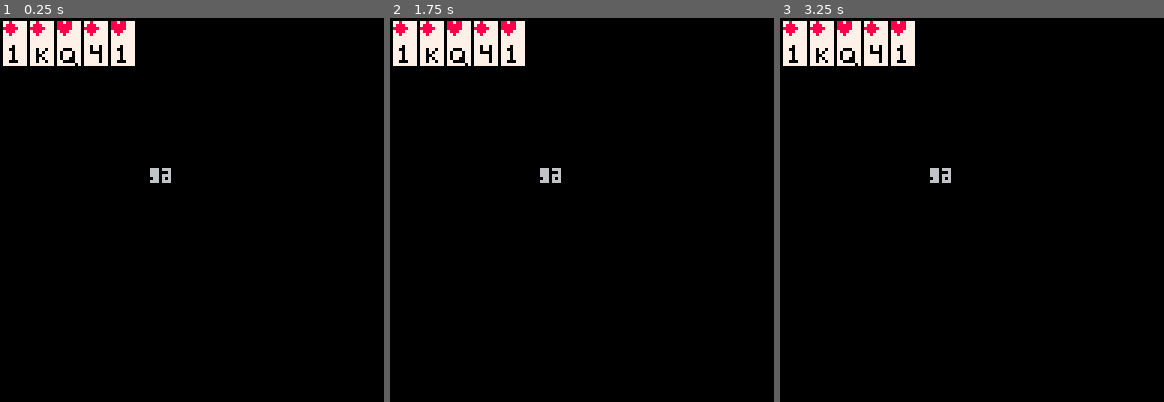
Above: before the commit, frames 1-3 (left to right).
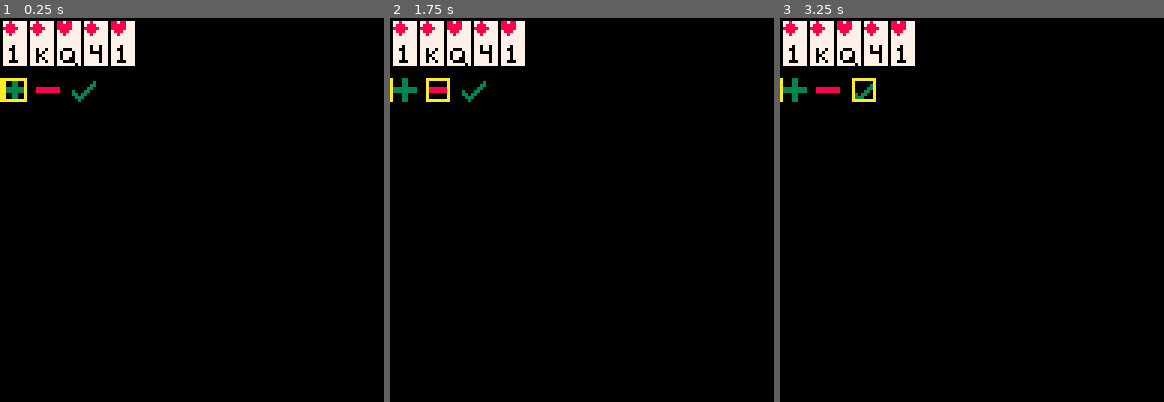
Above: after the commit, the same moments.

Repository: BertrandHustle/place_your_bets
Game: PICO-8 cartridge place_your_bets.p8
Two runs of this game, one before a commit and one after it. Both use one fixed random seed, a clock stepped at 60 frames per second and the inputs below.
Inputs:
- Up to frame 1 (0.25 s): no input
- Up to frame 2 (1.75 s): hold Right from 1.6 s (still down)
- Up to frame 3 (3.25 s): release Right at 2.1 s; hold Right 2.47-3.03 s; hold Left from 3.08 s (still down)

The runs differ from the first frame. In frame 1, 0.7% of the frame differs, in the area x 0-45%, y 15-43%; in frame 2, 0.7%; in frame 3, 0.7%.

Commit message:
selectable button highlight working

Diff:
--- a/main.lua
+++ b/main.lua
@@ -5,6 +5,8 @@
 Card = {
     suit = nil,
     value = nil,
+	x = nil,
+	y = nil
 }
 
 function Card:new(suit, value)
@@ -13,9 +15,10 @@
 end
 
 function Card:render_card(init_x, init_y)
-	print(self.value, 50, 50)
-	spr(suit_mappings[self.suit], init_x, init_y)
-	spr(self.value, init_x, init_y*8)
+	self.x = init_x
+	self.y = init_y
+	spr(suit_mappings[self.suit], self.x, self.y)
+	spr(self.value, self.x, self.y*8)
 end
 
 hand = {}
@@ -41,14 +44,62 @@
 end
 -- Poker --
 
+-- Cursor --
+
+poker_buttons = {
+	add_card = {sprite_val = 20, x_coord = 1},
+	remove_card = {sprite_val = 21, x_coord = 12},
+	go = {sprite_val = 22, x_coord = 24},
+	highlight = {sprite_val = 23, x_coord = nil}
+}
+
+function render_all_poker_buttons()
+	for _, val in pairs(poker_buttons) do
+		spr(val.sprite_val, val.x_coord, 20)
+	end
+end
+
+function rerender_poker_button(button_name)
+	button = poker_buttons[button_name]
+	spr(button.sprite_val, button.x_coord, 20)
+end
+
+current_position = 1
+
+function highlight_poker_button()
+
+	button_names = {'add_card', 'remove_card', 'go'}
+
+	base_y_position = 20
+	palt(0, false)
+	rerender_poker_button(button_names[current_position])
+	palt(0, true)
+	if btnp(0) then --left
+		if current_position == 1 then
+			current_position = 3
+		else
+			current_position -= 1
+		end
+	elseif btnp(1) then --right
+		if current_position == 3 then
+			current_position = 1
+		else
+			current_position += 1
+		end
+	end
+	button_name = button_names[current_position]
+	spr(poker_buttons.highlight.sprite_val, poker_buttons[button_name].x_coord, base_y_position)
+end
+
 function _init()
 	cls()
 	create_deck()
 	draw_hand(1, 1)
+	render_all_poker_buttons()
 end
 function _update()
-	-- cls()
-	-- update_ply1()
+	--cls()
+	highlight_poker_button()
 end
 function _draw()
 	-- render_card()
--- a/place_your_bets.p8
+++ b/place_your_bets.p8
@@ -11,11 +11,11 @@
 77777777777077777700007777000077777770777777707777077077777770777707707777777077770707077777077770770077770707770000000000000000
 77777777770007777777777777777777777770777700007777000077777770777700007777000077770700077700077777000077770770770000000000000000
 77777777777777777777777777777777777777777777777777777777777777777777777777777777777777777777777777777707777777770000000000000000
-70007777778777778878877777077777000000000000000000000000000000000000000000000000000000000000000000000000000000000000000000000000
-00000777788877778888877770007777000000000000000000000000000000000000000000000000000000000000000000000000000000000000000000000000
-07070777888887778888877700000777000000000000000000000000000000000000000000000000000000000000000000000000000000000000000000000000
-77077777788877777888777777077777000000000000000000000000000000000000000000000000000000000000000000000000000000000000000000000000
-70007777778777777787777770007777000000000000000000000000000000000000000000000000000000000000000000000000000000000000000000000000
-77777777777777777777777777777777000000000000000000000000000000000000000000000000000000000000000000000000000000000000000000000000
-77777777777777777777777777777777000000000000000000000000000000000000000000000000000000000000000000000000000000000000000000000000
-77777777777777777777777777777777000000000000000000000000000000000000000000000000000000000000000000000000000000000000000000000000
+70007777778777778878877777077777000330000000000000000000aaaaaaaa0000000000000000000000000000000000000000000000000000000000000000
+00000777788877778888877770007777000330000000000000000003a000000a0000000000000000000000000000000000000000000000000000000000000000
+07070777888887778888877700000777000330000000000000000033a000000a0000000000000000000000000000000000000000000000000000000000000000
+77077777788877777888777777077777333333338888888800000330a000000a0000000000000000000000000000000000000000000000000000000000000000
+70007777778777777787777770007777333333338888888830003300a000000a0000000000000000000000000000000000000000000000000000000000000000
+77777777777777777777777777777777000330000000000033033000a000000a0000000000000000000000000000000000000000000000000000000000000000
+77777777777777777777777777777777000330000000000003330000a000000a0000000000000000000000000000000000000000000000000000000000000000
+77777777777777777777777777777777000330000000000000300000aaaaaaaa0000000000000000000000000000000000000000000000000000000000000000
